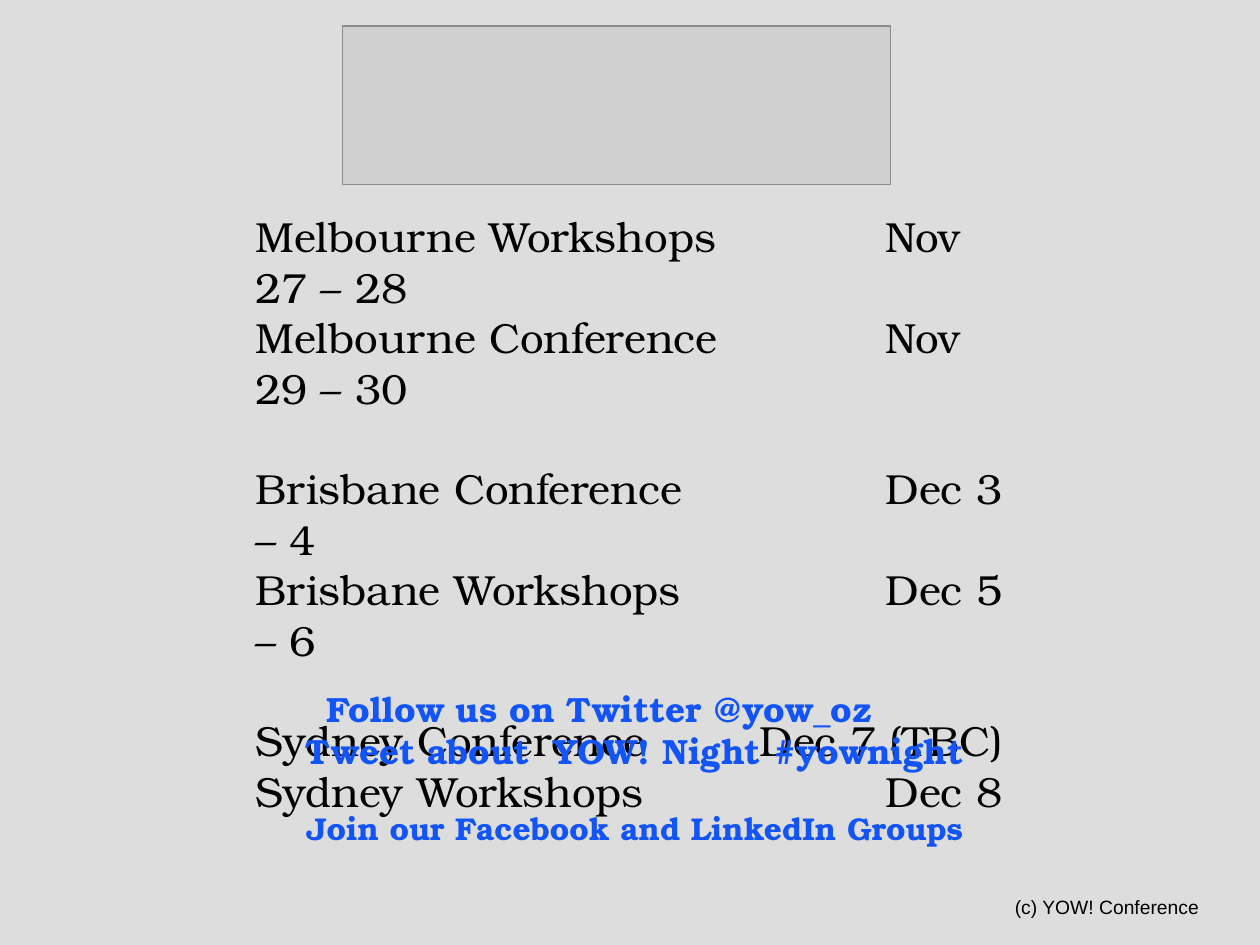
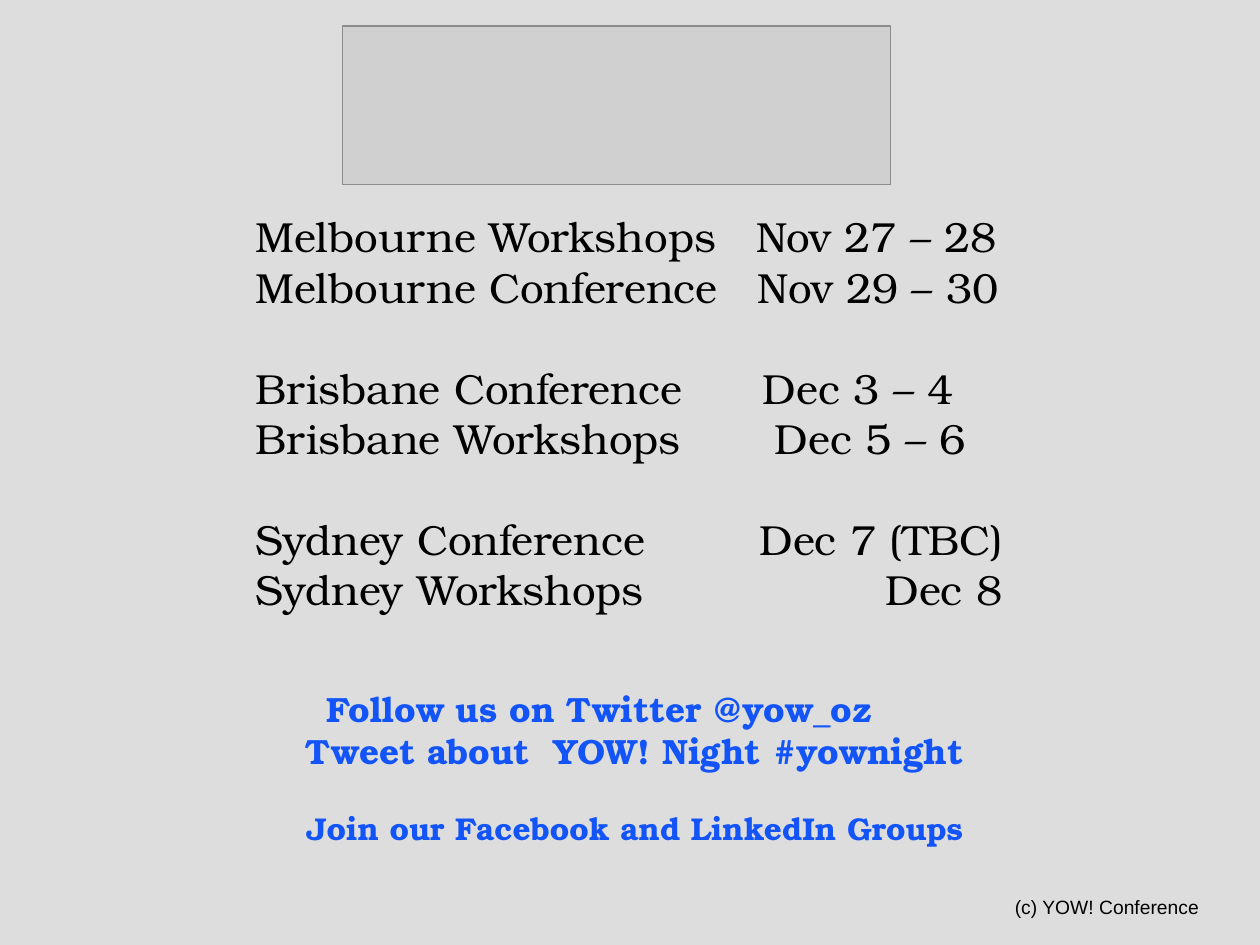
Before and after one commit to tonymorris/purefp-live, a slide deck: slide 1 of notes/YOW! 2012 Speakers.ppt. Drawn at 1260x945 pixels with LibreOffice and Linux fonts; fonts in the diff are those of the drawing; grey boxes stand for pictures. Boxes give left, top, right and bottom in pixels: in the first picture for what was removed or moved away, otherwise in the second. Text is boxed around its words. In the diff, an @@ line names an element or a change of style, - is before the commit and + after.

```diff
--- a/notes/YOW! 2012 Speakers.ppt
+++ b/notes/YOW! 2012 Speakers.ppt
@@ text "Melbourne Workshops Nov 27 – ..." rewrapped from [255, 222, 1002, 817] to [255, 222, 1003, 606] @@
```
Also in this commit, not shown: 3 other slides changed.
